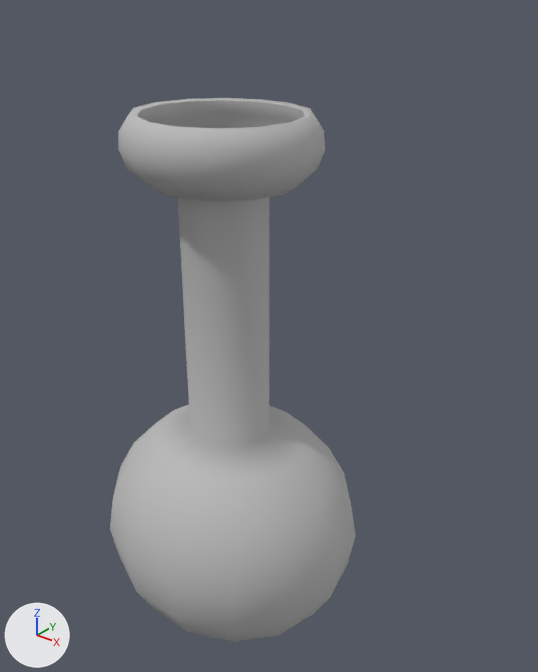
Two versions of the FBX model Assets/GameStuff/Matt's Stuff/M_Assets/Potions/Bone_potion/Bone_Potion.fbx, one commit apart.
The view is the same before and after, from a 50 mm camera at (1.448, -1.596, 2.278) aimed at (0.076, 0.119, 1.215). Arrows for +X, +Y and +Z are at lower left; the lights stay in place. Where no turn or scale is listed for an object, it has been applied to the vertices.

Before the edit, the objects in view are built like this:
```python
me_mesh = bpy.data.meshes.new('Mesh')
me_mesh.from_pydata(...)  # 422 vertices, 434 faces; spans x -0.46..0.46, y -0.41..0.41, z -0.92..0.92
me_mesh.materials.append(mat_blinn6)  # grey #bcbcbc
ob_glass = bpy.data.objects.new('Glass', me_mesh)
ob_glass.location = (0.0, 0.0, 1.017)
```
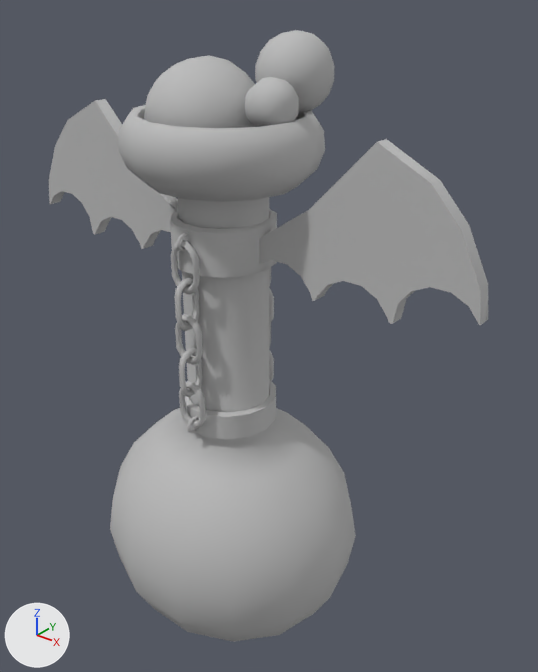
What differs and where, as boxes [x1, y1, x2, y2] in the pictures (538 x 672 px):
```json
{"object": "Chain_Part", "change": "added", "after": [49, 99, 488, 440]}
{"object": "Eyeballs", "change": "added", "after": [144, 30, 335, 128]}
```

The change, as JSON lines over the scene's bpy script:
```json
{"op": "add", "block": "me_mesh_003", "code": ["me_mesh_003 = bpy.data.meshes.new('Mesh.003')", "me_mesh_003.from_pydata(...)  # 246 vertices, 270 faces; spans x -0.244..0.244, y -0.228..0.228, z -0.212..0.212", "me_mesh_003.materials.append(mat_blinn6)  # grey #bcbcbc"]}
{"op": "add", "block": "me_mesh_1", "code": ["me_mesh_1 = bpy.data.meshes.new('Mesh')", "me_mesh_1.from_pydata(...)  # 872 vertices, 864 faces; spans x -0.83..0.83, y -0.22..0.22, z -0.49..0.49", "me_mesh_1.materials.append(mat_blinn6)  # grey #bcbcbc"]}
{"op": "add", "block": "ob_eyeballs", "code": ["ob_eyeballs = bpy.data.objects.new('Eyeballs', me_mesh_003)", "ob_eyeballs.location = (0.011, 0.047, 1.929)"]}
{"op": "add", "block": "ob_chain_part", "code": ["ob_chain_part = bpy.data.objects.new('Chain_Part', me_mesh_1)", "ob_chain_part.location = (0.0, 0.0, 1.432)"]}
```
